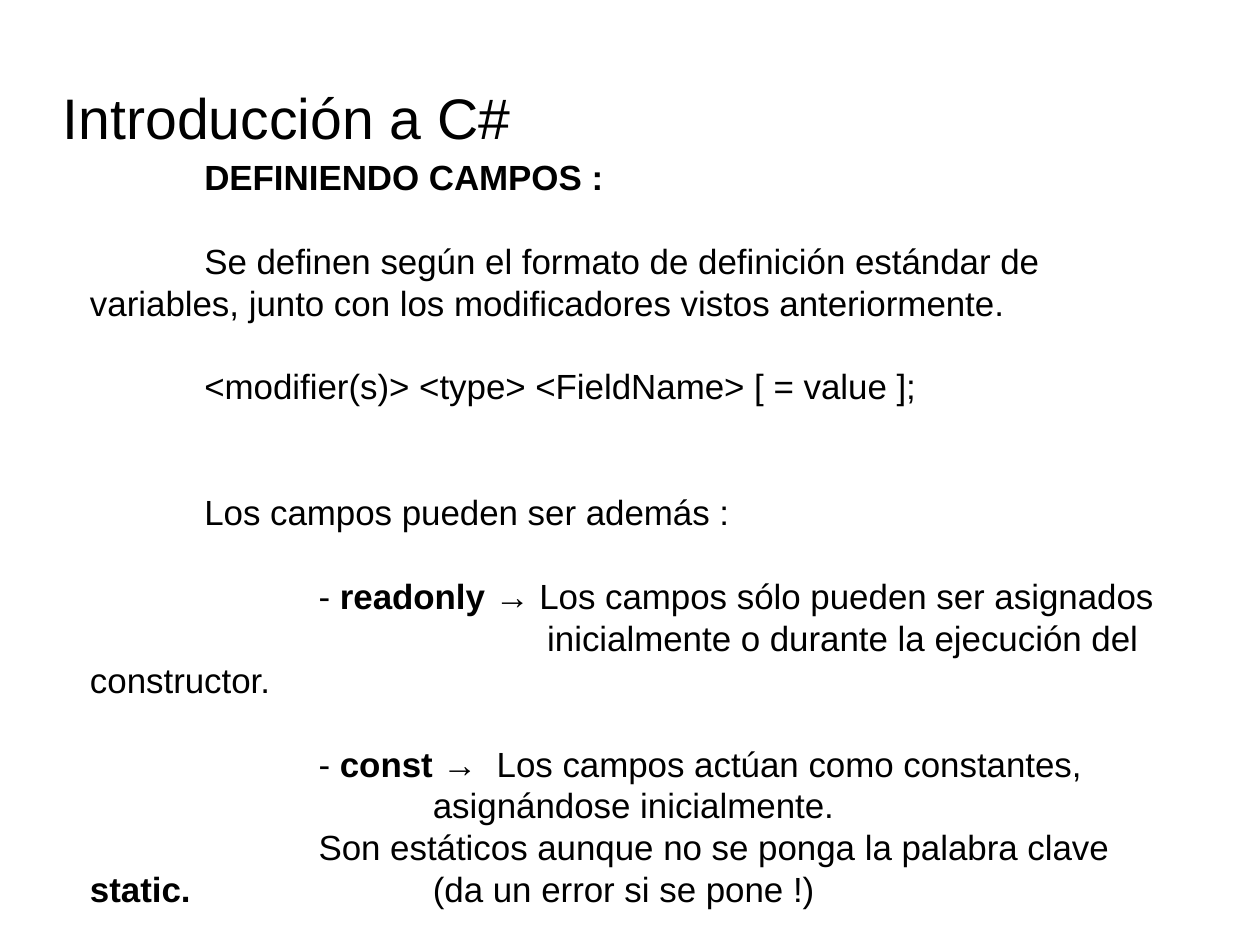
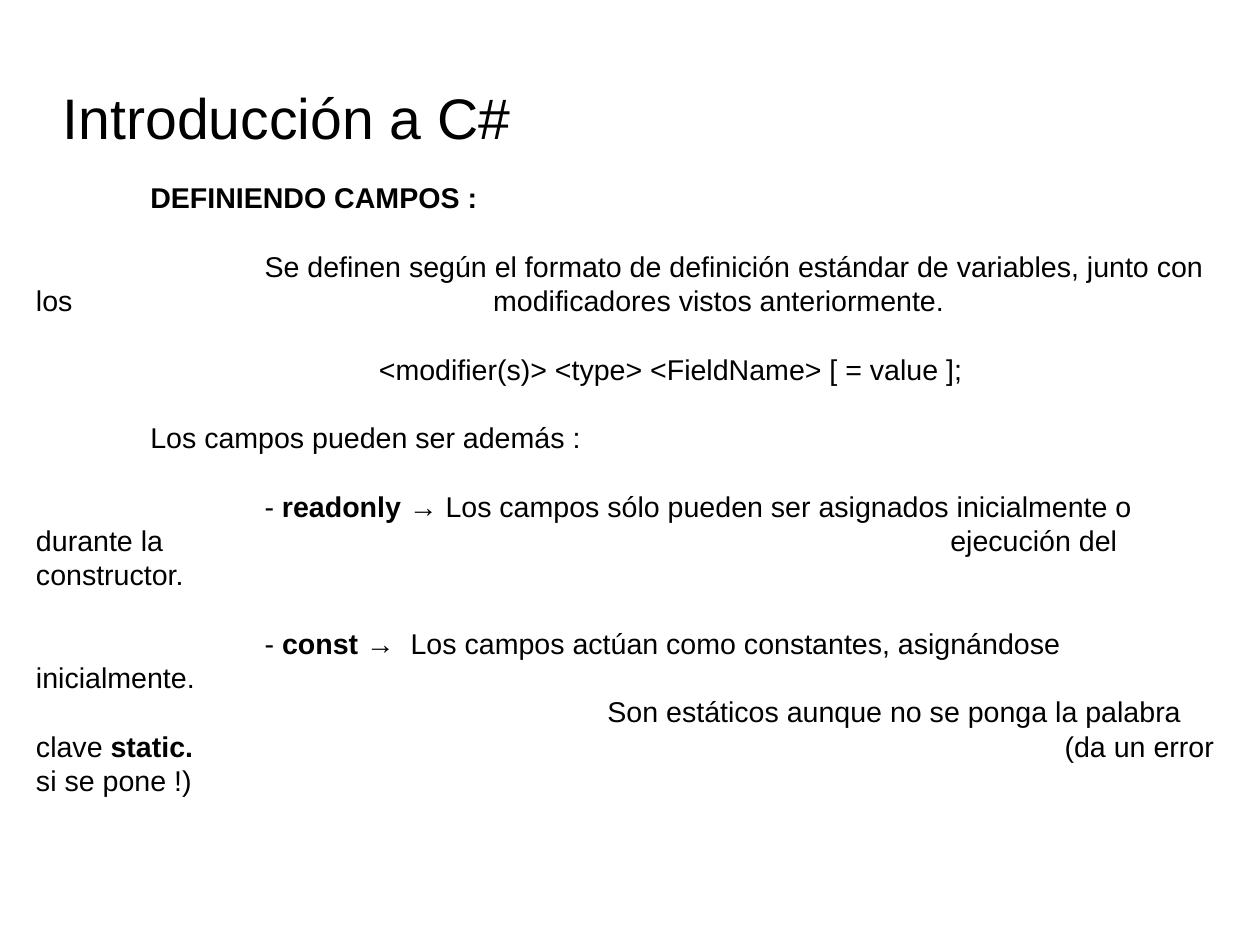
Before and after one commit to videojuegos-abastos/PMV, a slide deck: slide 4 of te/Tema 4 (Chema)/t4.3.- Definiendo miembros de una clase.odp (slide 3 before the commit). Drawn at 1260x945 pixels with LibreOffice and Linux fonts; fonts in the diff are those of the drawing; background and template pictures are left out. Boxes give left, top, right and bottom in pixels: in the first picture for what was removed or moved away, otherwise in the second. Text is boxed around its words. In the diff, an @@ line names an element or a change of style, - is before the commit and + after.

```diff
--- a/te/Tema 4 (Chema)/t4.3.- Definiendo miembros de una clase.odp
+++ b/te/Tema 4 (Chema)/t4.3.- Definiendo miembros de una clase.odp
@@ title "DEFINIENDO CAMPOS : Se definen ...": place and size @@
-title "DEFINIENDO CAMPOS : Se definen ..." at box(90, 165, 1153, 909)
+title "DEFINIENDO CAMPOS : Se definen ..." at box(36, 188, 1214, 762)
@@ title "DEFINIENDO CAMPOS : Se definen ..." at box(36, 188, 1214, 762): size 22 to 18 pt; vertical alignment middle to top @@
```
Also in this commit, not shown: 20 other slides changed, 1 slide added, 4 slides removed, 1 other file.
